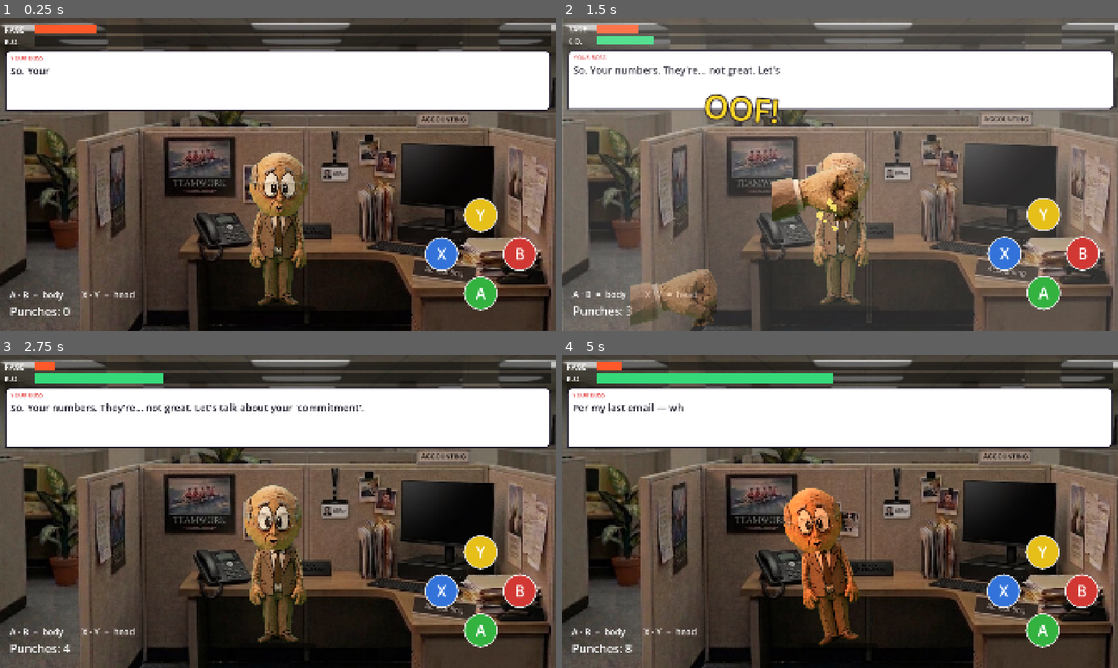
Above: before the commit, frames 1-4 (two rows, left to right).
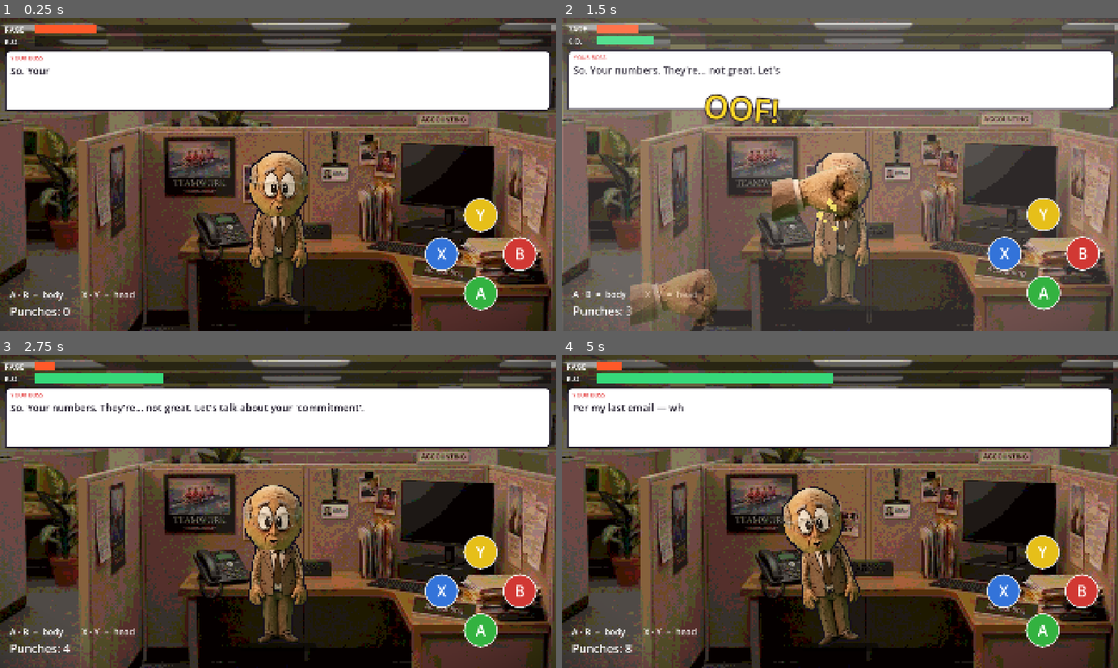
Above: after the commit, the same moments.

Repository: StaraxcreamTM/punch-my-boss-jun-14-2026
Game: Godot game, scene res://scenes/main.tscn
The game is run twice, just before and just after one commit, with the same random seed, the same clock (stepped at 60 frames per second) and the same inputs.
Inputs:
- Up to frame 1 (0.25 s): no input
- Up to frame 2 (1.5 s): tap Enter at 0.5 s; tap B at 0.6 s; hold A from 1.28 s (still down); tap X at 1.35 s
- Up to frame 3 (2.75 s): release A at 2.03 s; tap Y at 2.1 s
- Up to frame 4 (5 s): tap B at 2.85 s; hold A from 3.53 s (still down); tap X at 3.6 s; tap Y at 4.35 s

The runs differ from the first frame. In frame 1, 2.7% of the frame differs, in the area x 0-100%, y 0-100%; in frame 2, 0.7%; in frame 3, 3.2%; in frame 4, 5.1%.

Commit message:
v0.12: stylized 'animated' art direction via shaders
- toon_bg shader posterizes the photographic office into flat illustrated
  colour bands with boosted saturation
- outline shader gives the boss a bold cartoon outline so he reads as a
  drawn character on top of the background
- vignette shader darkens the world's edges for cinematic focus/mood
All applied in code; no new art required.

Co-Authored-By: Claude Opus 4.8 <noreply@anthropic.com>

Diff:
--- a/game/scripts/main.gd
+++ b/game/scripts/main.gd
@@ -110,6 +110,32 @@
 	_flash.offset_bottom = 90.0
 	_flash.z_index = 50
 	add_child(_flash)
+
+	# --- stylized "animated" art direction (shaders, no new art) ---
+	# Cartoon/illustrated backdrop.
+	var bg_mat := ShaderMaterial.new()
+	bg_mat.shader = load("res://shaders/toon_bg.gdshader")
+	bg_mat.set_shader_parameter("levels", 8.0)
+	bg_mat.set_shader_parameter("saturation", 1.32)
+	office.material = bg_mat
+	# Bold outline so the boss reads as a drawn character.
+	var outline_mat := ShaderMaterial.new()
+	outline_mat.shader = load("res://shaders/outline.gdshader")
+	outline_mat.set_shader_parameter("width", 4.5)
+	body_spr.material = outline_mat
+	head.material = outline_mat
+	# Cinematic vignette over the world (below the boss + UI, which live in Safe).
+	var vig := ColorRect.new()
+	vig.color = Color(1, 1, 1, 1)
+	vig.mouse_filter = Control.MOUSE_FILTER_IGNORE
+	vig.set_anchors_preset(Control.PRESET_FULL_RECT)
+	var vig_mat := ShaderMaterial.new()
+	vig_mat.shader = load("res://shaders/vignette.gdshader")
+	vig_mat.set_shader_parameter("strength", 0.72)
+	vig_mat.set_shader_parameter("radius", 1.08)
+	vig.material = vig_mat
+	add_child(vig)
+	move_child(vig, 2)  # after Office(0) and Overlay(1), before Safe(2)
 
 	# Camera-style zoom-punch pivots (canvas 1920x1080; bg/tint overscanned +90).
 	office.pivot_offset = Vector2(1050, 630)
--- /dev/null
+++ b/game/shaders/outline.gdshader
@@ -0,0 +1,26 @@
+shader_type canvas_item;
+
+// Draws a bold cartoon outline around a sprite's silhouette so the boss reads
+// as a drawn character sitting on top of the background.
+
+uniform vec4 outline_color : source_color = vec4(0.09, 0.06, 0.11, 1.0);
+uniform float width : hint_range(0.0, 8.0) = 3.5;
+
+void fragment() {
+	vec4 c = texture(TEXTURE, UV);
+	vec2 px = TEXTURE_PIXEL_SIZE * width;
+	float o = 0.0;
+	o = max(o, texture(TEXTURE, UV + vec2(px.x, 0.0)).a);
+	o = max(o, texture(TEXTURE, UV + vec2(-px.x, 0.0)).a);
+	o = max(o, texture(TEXTURE, UV + vec2(0.0, px.y)).a);
+	o = max(o, texture(TEXTURE, UV + vec2(0.0, -px.y)).a);
+	o = max(o, texture(TEXTURE, UV + px).a);
+	o = max(o, texture(TEXTURE, UV - px).a);
+	o = max(o, texture(TEXTURE, UV + vec2(px.x, -px.y)).a);
+	o = max(o, texture(TEXTURE, UV + vec2(-px.x, px.y)).a);
+	if (c.a < 0.5 && o > 0.5) {
+		COLOR = outline_color;
+	} else {
+		COLOR = c;
+	}
+}
--- /dev/null
+++ b/game/shaders/toon_bg.gdshader
@@ -0,0 +1,21 @@
+shader_type canvas_item;
+
+// Turns the photographic office into a flatter, illustrated "cartoon" backdrop:
+// posterizes colours into bands, boosts saturation, and adds a subtle warm push.
+
+uniform float levels : hint_range(2.0, 32.0) = 9.0;
+uniform float saturation : hint_range(0.0, 2.0) = 1.25;
+uniform float warmth : hint_range(-0.1, 0.1) = 0.02;
+
+void fragment() {
+	vec4 c = texture(TEXTURE, UV);
+	// Posterize into flat colour bands.
+	c.rgb = floor(c.rgb * levels + 0.5) / levels;
+	// Punch up saturation.
+	float g = dot(c.rgb, vec3(0.299, 0.587, 0.114));
+	c.rgb = mix(vec3(g), c.rgb, saturation);
+	// Slight warm grade.
+	c.r += warmth;
+	c.b -= warmth;
+	COLOR = c;
+}
--- /dev/null
+++ b/game/shaders/vignette.gdshader
@@ -0,0 +1,14 @@
+shader_type canvas_item;
+
+// Cinematic vignette: darkens the corners of the scene to focus attention on
+// the boss in the centre and give the flat backdrop some depth.
+
+uniform float strength : hint_range(0.0, 1.0) = 0.55;
+uniform float radius : hint_range(0.5, 1.5) = 1.15;
+
+void fragment() {
+	vec2 uv = UV - 0.5;
+	float d = length(uv) * radius;
+	float v = smoothstep(0.55, 1.0, d) * strength;
+	COLOR = vec4(0.0, 0.0, 0.0, v);
+}
